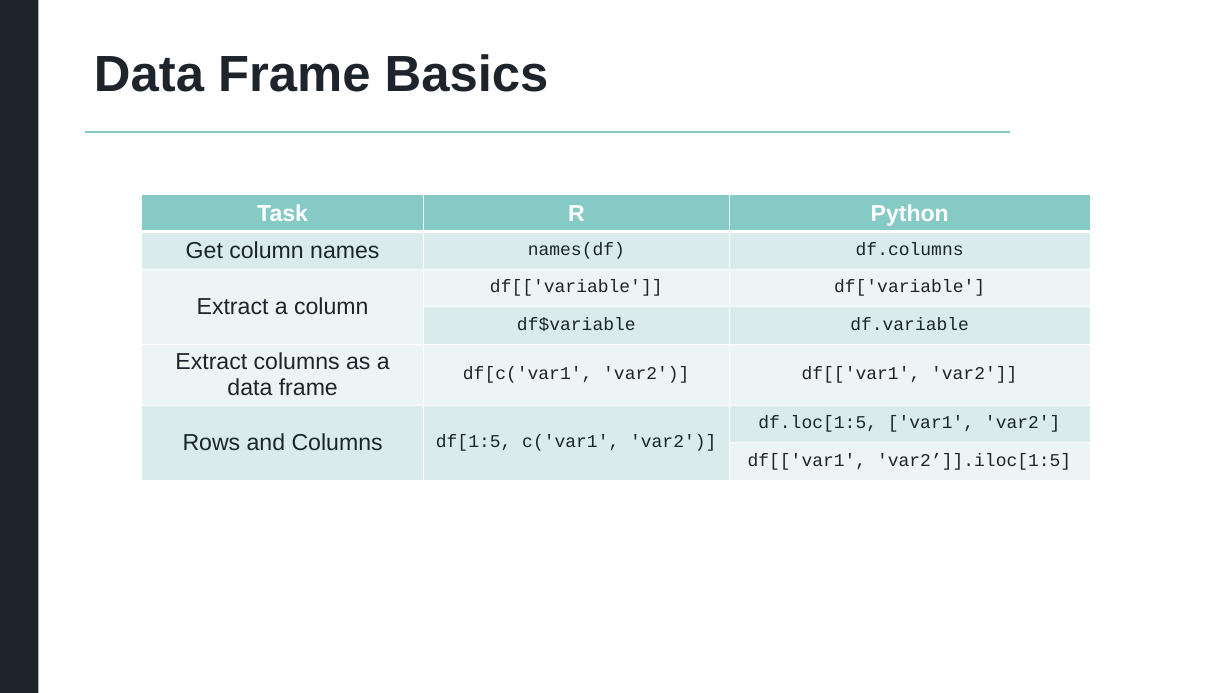
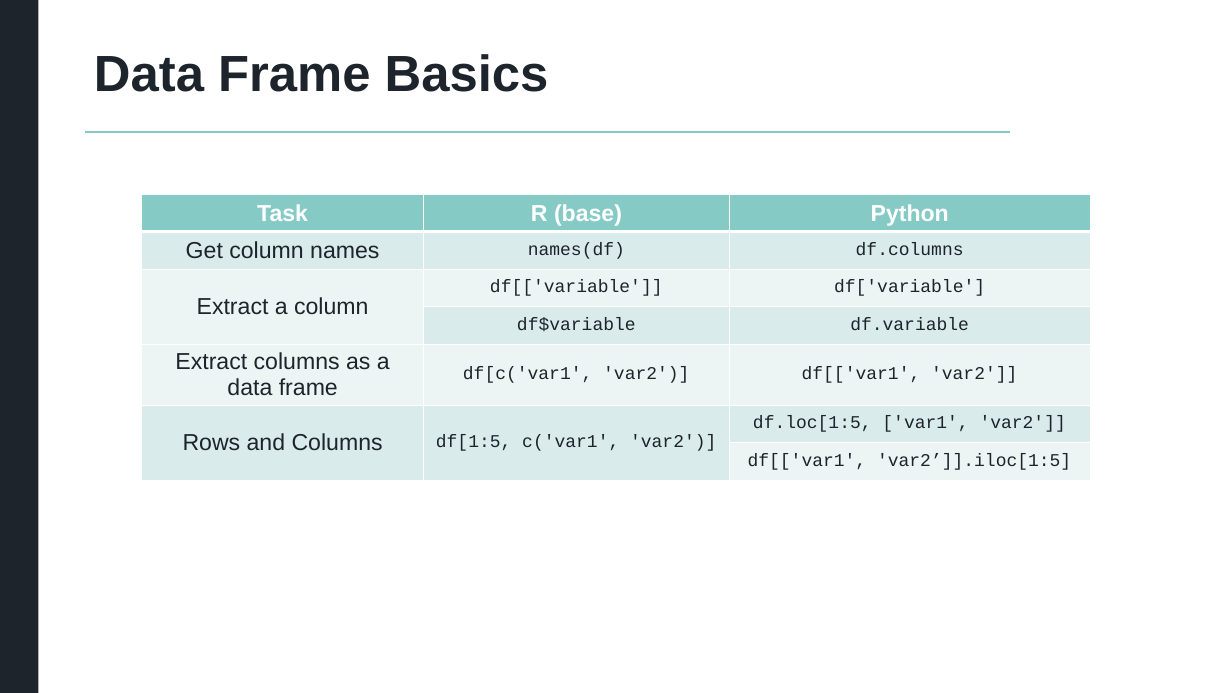
Before and after one commit to atorus-research/MultilingualMarkdown, a slide deck: slide 40 of MultilingualMarkdown.pptx (slide 23 before the commit). Drawn at 1232x693 pixels with LibreOffice and Linux fonts; fonts in the diff are those of the drawing; background and template pictures are left out. Boxes give left, top, right and bottom in pixels: in the first picture for what was removed or moved away, otherwise in the second. Text is boxed around its words. In the diff, an @@ line names an element or a change of style, - is before the commit and + after.

```diff
--- a/MultilingualMarkdown.pptx
+++ b/MultilingualMarkdown.pptx
@@ table at (141,194,1091,483) @@
-row 1, column 2: R
+row 1, column 2: R (base)
-row 6, column 3: df.loc[1:5, ['var1', 'var2']
+row 6, column 3: df.loc[1:5, ['var1', 'var2']]
```
Also in this commit, not shown: 7 other slides changed, 18 slides added, 1 slide removed.
